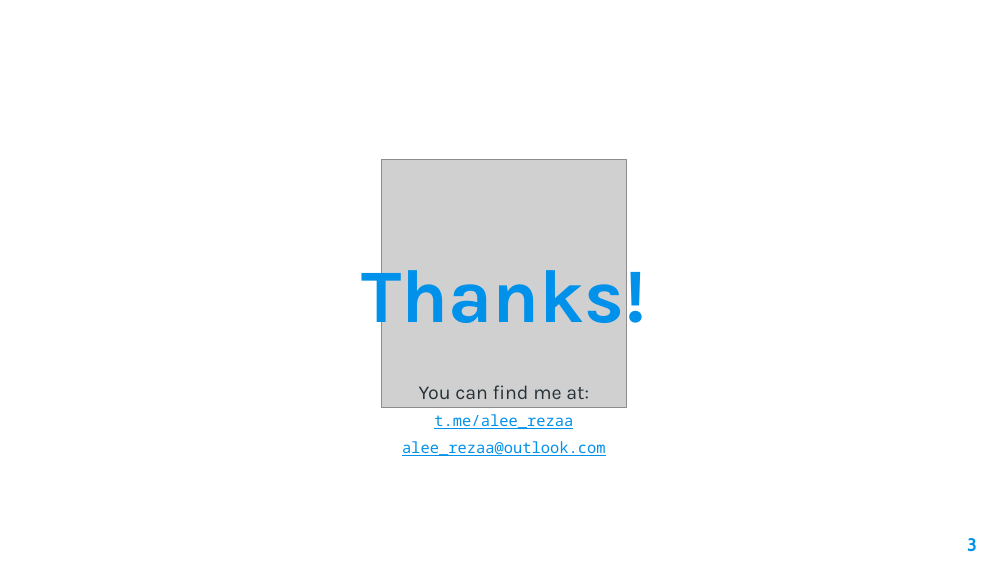
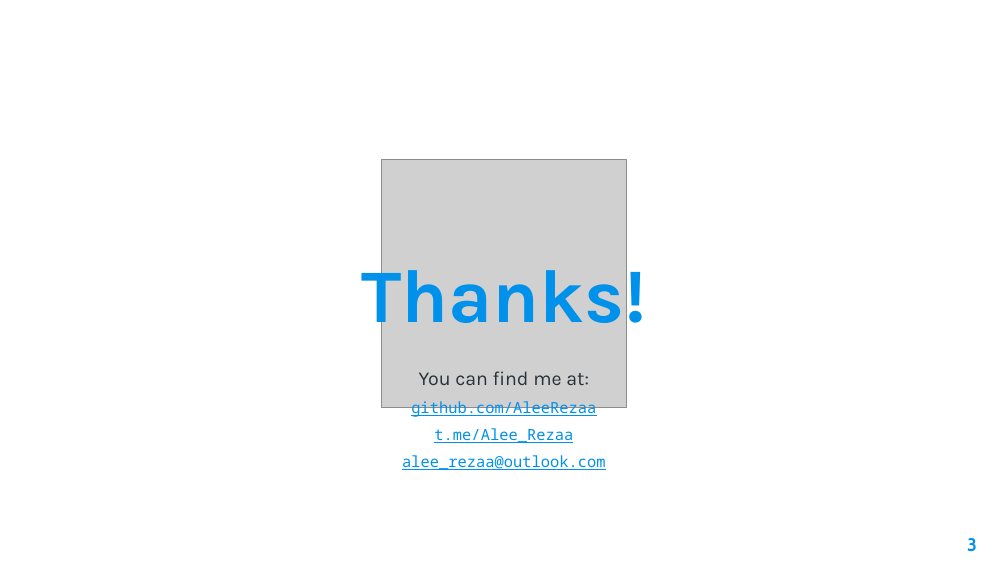
Before and after one commit to AleeRezaa/learn-python, a slide deck: slide 3 of 5 Web Scraping.pptx. Drawn at 1008x567 pixels with LibreOffice and Linux fonts; fonts in the diff are those of the drawing; grey boxes stand for pictures; background and template pictures are left out. Boxes give left, top, right and bottom in pixels: in the first picture for what was removed or moved away, otherwise in the second. Text is boxed around its words. In the diff, an @@ line names an element or a change of style, - is before the commit and + after.

Commit message:
add github profile link

```diff
--- a/5 Web Scraping.pptx
+++ b/5 Web Scraping.pptx
@@ text at (411, 401, 596, 443): text changed @@
-t.me/alee_rezaa
+github.com/AleeRezaa
+t.me/Alee_Rezaa
```
Also in this commit, not shown: 6 other files.
